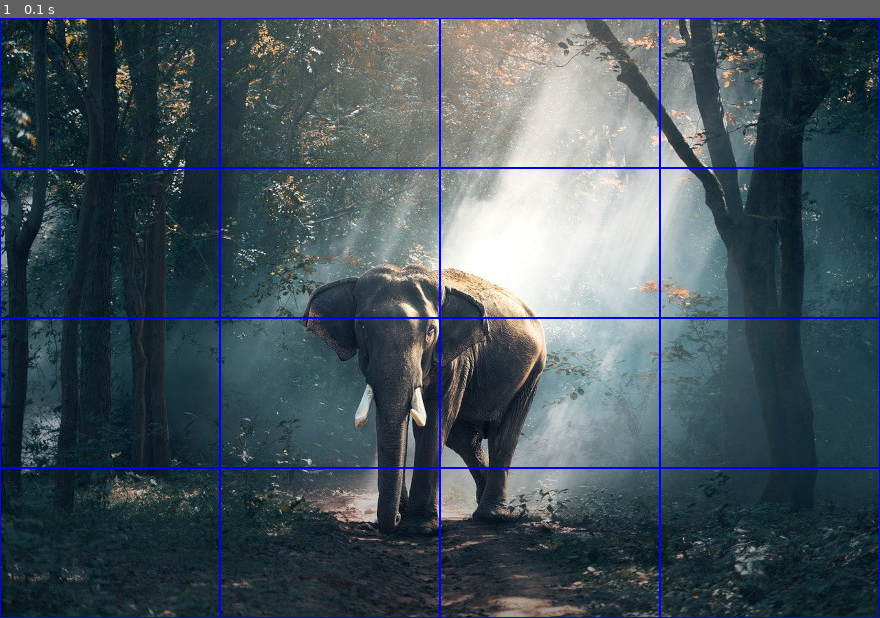
Above: before the commit, frame 1.
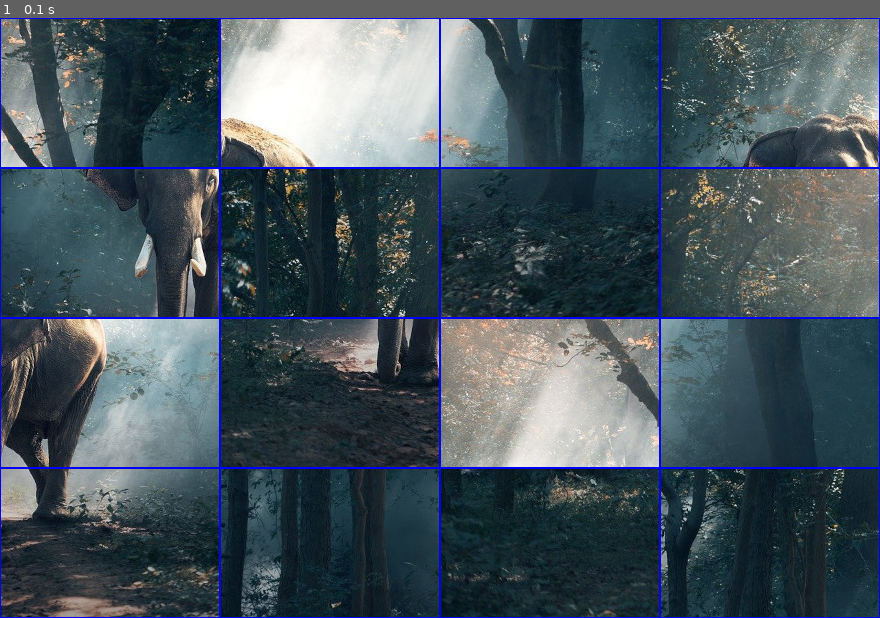
Above: after the commit, the same moment.

Repository: bigbugboy/pygames
Game: pygame game, started from puzzle_game/new_main.py
Same seed, same stepped clock (60 frames per second), same inputs: the game is played once before the commit and once after it.
Inputs:
- Up to frame 1 (0.1 s): no input

The runs differ from the first frame. In frame 1, 69% of the frame differs, in the area x 0-100%, y 0-100%.

Commit message:
绘制子图片

Diff:
--- a/puzzle_game/new_main.py
+++ b/puzzle_game/new_main.py
@@ -1,3 +1,4 @@
+import random
 import sys
 
 import pygame
@@ -17,14 +18,42 @@
 
 image = pygame.image.load("elephant.jpg").convert()
 image_rect = image.get_rect()
-blocks = []
-for i in range(MODE):
-    for j in range(MODE):
-        block_width = WIDTH // MODE
-        block_height = HEIGHT // MODE
-        sub_rect = pygame.rect.Rect(j * block_width, i * block_height, block_width, block_height)
-        block_surf = image.subsurface(sub_rect)
-        blocks.append((block_surf, sub_rect))
+
+
+def shuffle(bs):
+    random.shuffle(bs)
+    for i, b in enumerate(bs):
+        b.index = i
+        b.init_pos()
+
+
+class Block:
+
+    BLOCK_WIDTH = WIDTH // MODE
+    BLOCK_HEIGHT = HEIGHT // MODE
+
+    def __init__(self, no):
+        self.no = no    # 从1开始
+        self.index = no - 1     # 索引值从0开始
+        self.init_pos()
+        self.surf = image.subsurface(self.rect)     # 只能实例化一次
+
+    def init_pos(self):
+        self.row, self.col = divmod(self.index, MODE)
+        self.rect = pygame.rect.Rect(
+            self.col * self.BLOCK_WIDTH,
+            self.row * self.BLOCK_HEIGHT,
+            self.BLOCK_WIDTH,
+            self.BLOCK_HEIGHT
+        )
+
+    def draw(self):
+        screen.blit(self.surf, self.rect)
+        pygame.draw.rect(screen, "blue", self.rect, 1)
+
+
+blocks = [Block(i + 1) for i in range(MODE * MODE)]
+shuffle(blocks)
 
 
 while True:
@@ -34,9 +63,8 @@
             sys.exit(-1)
 
     # screen.blit(image, (0, 0))
-    for block_surf, block_rect in blocks:
-        screen.blit(block_surf, block_rect)
-        pygame.draw.rect(screen, "blue", block_rect, 1)
+    for block in blocks:
+        block.draw()
 
     pygame.display.flip()
     clock.tick(fps)
--- a/puzzle_game/steps.txt
+++ b/puzzle_game/steps.txt
@@ -4,3 +4,6 @@
 
 2. 分割图片并绘制在屏幕上
     2.1 分割图片成多个子图片
+
+3. 构造Block类
+    3.1 随机打乱并绘制子图片
